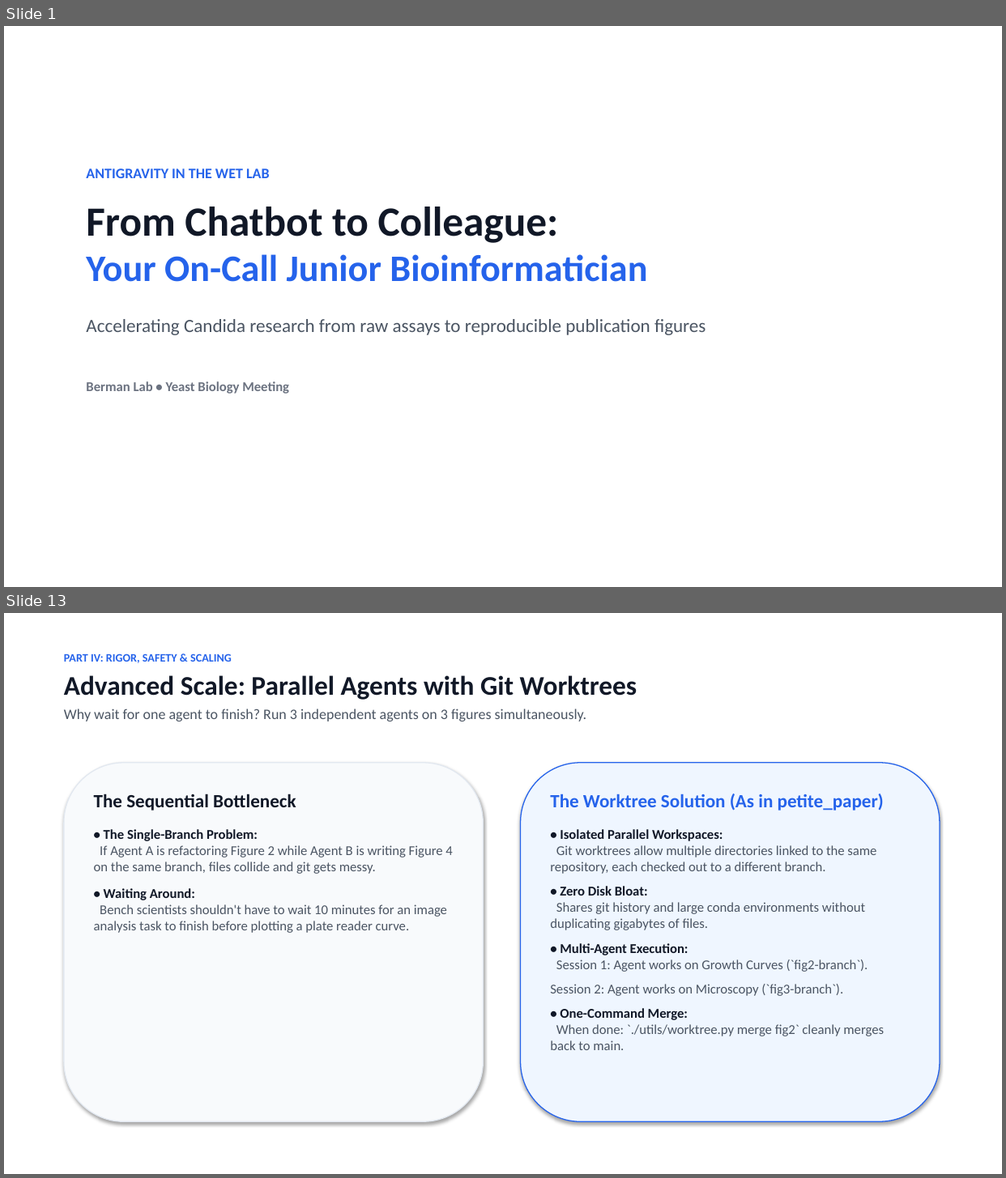
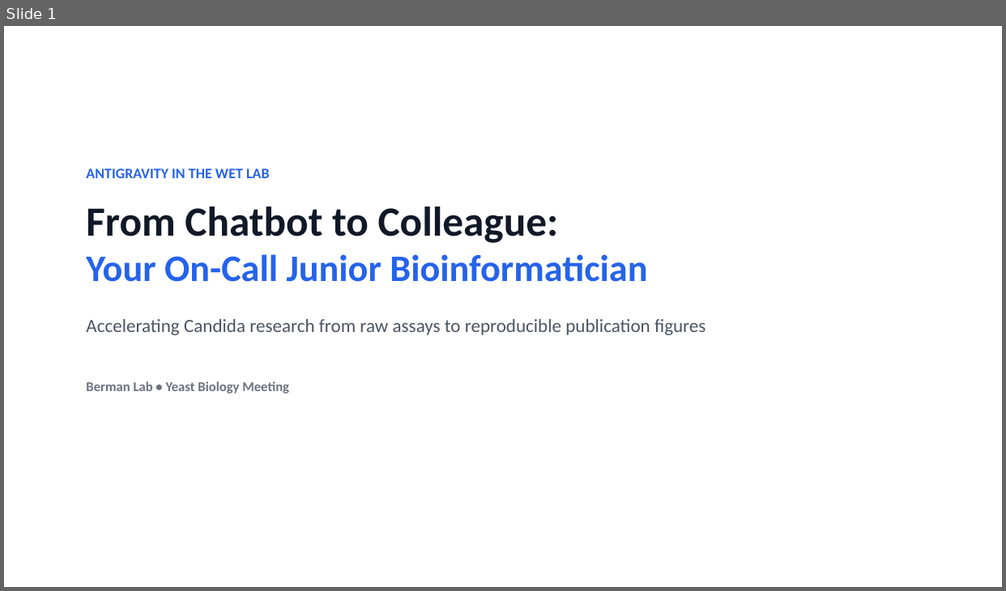
Before and after one commit to berman-lab/antigravity-intoduction-presentation, a slide deck: antigravity_lab_presentation.pptx. Shown one above the other, each under a label of ours: slides 1 and 13 before the commit, slide 1 after it; the slides between them are not shown. The pictures are 1006x1178 and 1006x591 pixels, drawn with LibreOffice and Linux fonts; fonts in the diff are those of the drawing. Boxes give left, top, right and bottom in pixels: in the first picture for what was removed or moved away, otherwise in the second. Text is boxed around its words. In the diff, an @@ line names an element or a change of style, - is before the commit and + after.

```diff
--- a/antigravity_lab_presentation.pptx
+++ b/antigravity_lab_presentation.pptx
@@ slide 13 removed at box(4, 613, 1002, 1174), background #FFFFFF @@
@@ text removed at box(64, 653, 637, 722) @@
-PART IV: RIGOR, SAFETY & SCALING
-Advanced Scale: Parallel Agents with Git Worktrees
-Why wait for one agent to finish? Run 3 independent agents on 3 figures simultaneously.
@@ rounded rectangle removed at box(64, 763, 484, 1122) @@
@@ rounded rectangle removed at box(521, 763, 940, 1122) @@
@@ text removed at box(94, 794, 452, 933) @@
-The Sequential Bottleneck
-• The Single-Branch Problem:
-If Agent A is refactoring Figure 2 while Agent B is writing Figure 4 on the same branch, files collide and git gets messy.
-• Waiting Around:
-Bench scientists shouldn't have to wait 10 minutes for an image analysis task to finish before plotting a plate reader curve.
@@ text removed at box(550, 794, 884, 1050) @@
-The Worktree Solution (As in petite_paper)
-• Isolated Parallel Workspaces:
-Git worktrees allow multiple directories linked to the same repository, each checked out to a different branch.
-• Zero Disk Bloat:
-Shares git history and large conda environments without duplicating gigabytes of files.
-• Multi-Agent Execution:
-Session 1: Agent works on Growth Curves (`fig2-branch`).
-Session 2: Agent works on Microscopy (`fig3-branch`).
-• One-Command Merge:
-When done: `./utils/worktree.py merge fig2` cleanly merges back to main.
```
Also in this commit, not shown: 10 slides changed, 7 slides added, 5 other slides removed, 4 other files.
